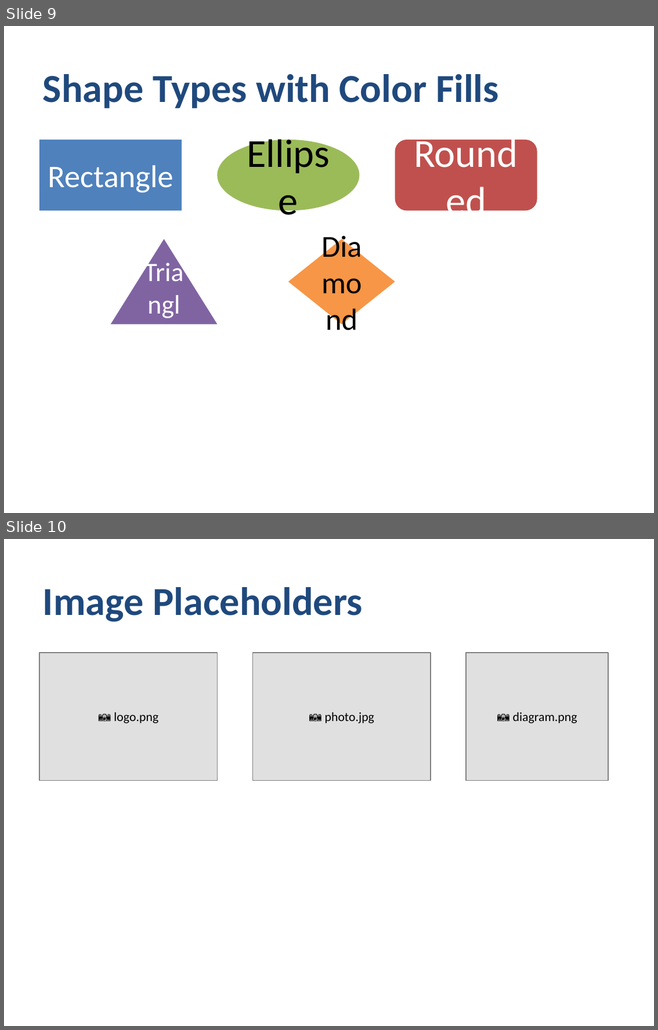
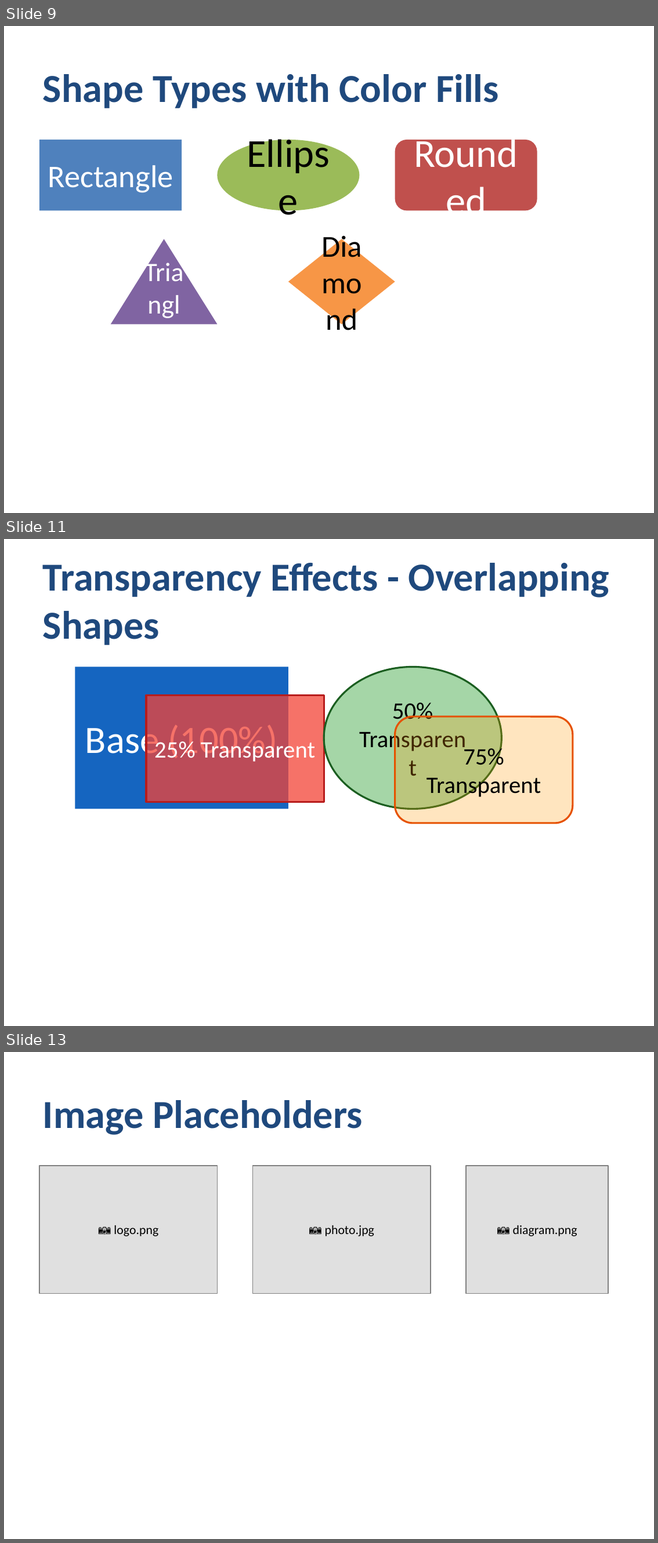
Before and after one commit to yingkitw/ppt-rs, a slide deck: comprehensive_demo.pptx. Shown one above the other, each under a label of ours: slides 9 and 10 before the commit, slides 9, 11 and 13 after it; the slides between them are not shown. The pictures are 658x1030 and 658x1543 pixels, drawn with LibreOffice and Linux fonts; fonts in the diff are those of the drawing. Boxes give left, top, right and bottom in pixels: in the first picture for what was removed or moved away, otherwise in the second. Text is boxed around its words. In the diff, an @@ line names an element or a change of style, - is before the commit and + after.

Commit message:
Add prelude module with simplified API, gradient fills, transparency, and styled connectors (v0.1.8)
- Add `prelude.rs` module with simplified API for common use cases
- Add `pptx!()` macro for quick presentation creation with fluent builder API
- Add `shape!()` macro for quick shape creation
- Add `QuickPptx` builder with `.slide()`, `.title_slide()`, `.shapes_slide()` methods
- Add unit conversion helpers: `inches()`, `cm()`, `pt()`
- Add shape builders: `shapes::rect()`, `shapes::circle()`, `shapes::text

```diff
--- a/comprehensive_demo.pptx
+++ b/comprehensive_demo.pptx
@@ slide 11 added at [4, 539, 654, 1026], background #FFFFFF @@
@@ text added at [43, 563, 609, 645], 44 pt, text #1F497D, bold @@
+Transparency Effects - Overlapping Shapes
@@ rectangle added at [75, 667, 288, 809], fill #1565C0, 42.9 pt, text #FFFFFF @@
+Base (100%)
@@ ellipse added at [324, 667, 501, 809], fill #4CAF50 at 50% opacity, outline #1B5E20 2 pt, 26.2 pt, text #000000 @@
+50% Transparent
@@ rectangle added at [146, 696, 324, 802], fill #F44336 at 75% opacity, outline #B71C1C 2 pt, 26.2 pt, text #FFFFFF @@
+25% Transparent
@@ rounded rectangle added at [394, 716, 572, 823], fill #FF9800 at 25% opacity, outline #E65100 2 pt, 26.2 pt, text #000000 @@
+75% Transparent
@@ what was slide 10 is now slide 13 @@
```
Also in this commit, not shown: 2 other slides added, 34 other files.
